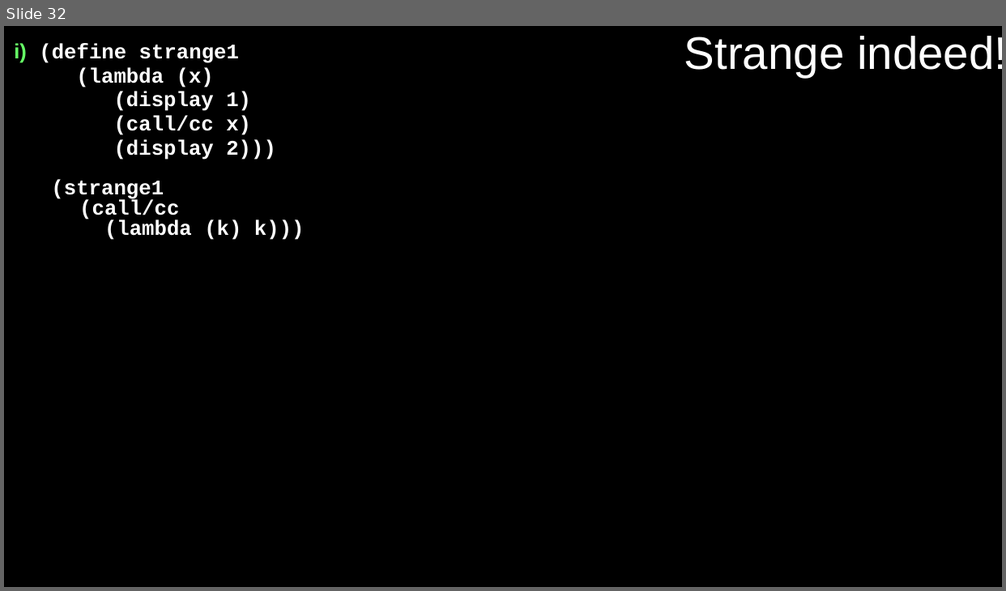
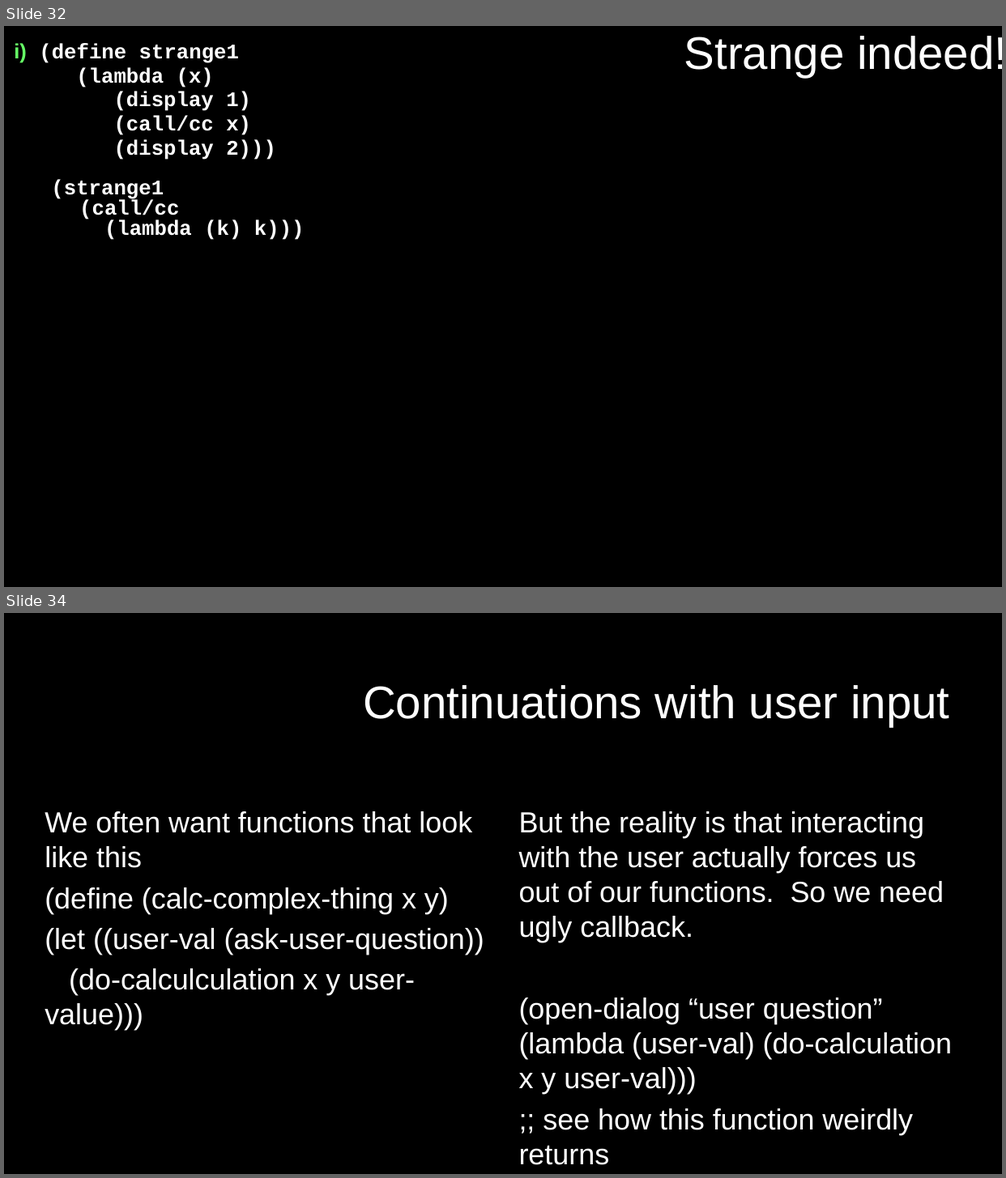
Before and after one commit to RHIT-CSSE/csse304, a slide deck: ClassMaterials/CallCC1/27-29-callcc-intro.pptx. Shown one above the other, each under a label of ours: slide 32 before the commit, slides 32 and 34 after it; the slides between them are not shown. The pictures are 1006x591 and 1006x1178 pixels, drawn with LibreOffice and Linux fonts; fonts in the diff are those of the drawing; background and template pictures are left out. Boxes give left, top, right and bottom in pixels: in the first picture for what was removed or moved away, otherwise in the second. Text is boxed around its words. In the diff, an @@ line names an element or a change of style, - is before the commit and + after.

```diff
--- a/ClassMaterials/CallCC1/27-29-callcc-intro.pptx
+++ b/ClassMaterials/CallCC1/27-29-callcc-intro.pptx
@@ slide 34 added at (4, 613, 1002, 1174), background #000000 @@
@@ title added at (363, 685, 949, 726), 44 pt, text #FFFFFF @@
+Continuations with user input
@@ text added at (44, 811, 484, 1030), 28 pt, text #FFFFFF @@
+We often want functions that look like this
+(define (calc-complex-thing x y)
+(let ((user-val (ask-user-question))
+(do-calculculation x y user-value)))
@@ text added at (519, 811, 952, 1135), 28 pt, text #FFFFFF @@
+But the reality is that interacting with the user actually forces us out of our functions. So we need ugly callback.
+(open-dialog “user question” (lambda (user-val) (do-calculation x y user-val)))
+;; see how this function weirdly returns
```
Also in this commit, not shown: 1 slide changed, 1 other slide added, 5 other files.
